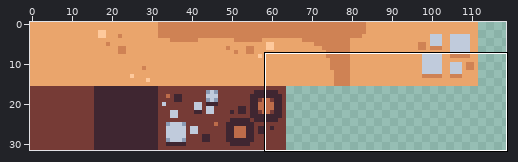
File history of a pixel-art file, attic/resources/ground.aseprite. The first picture is a wide view before the edit; the outline marks the close-up.
Close-up. Before the edit:
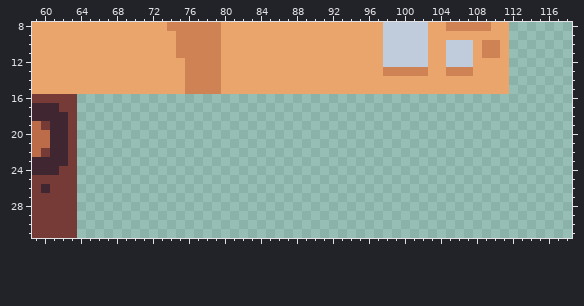
128x32 pixels, 1 frame. Shown: x 59..118, y 8..31. The wide view leaves out empty margins.
Once edited:
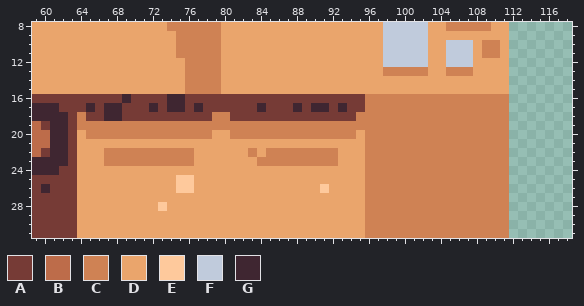
Palette (. is transparent): A #763b36  B #bd6c4a  C #cf8254  D #eaa56c  E #fec99c  F #c0cbdc  G #3f2631
From old to new:
y 16: x 64..111 ................................................ -> AAAAAGAAAAGGAAAAAAAAAAAAAAAAAAAACCCCCCCCCCCCCCCC
y 17: x 64..111 ................................................ -> AGAGGAAAGAGGAGAAAAAAGAAAGAGGAGAACCCCCCCCCCCCCCCC
y 18: x 64..111 ................................................ -> CAAGGAAAAAAAAAACCAAAAAAAAAAAAAACCCCCCCCCCCCCCCCC
y 19: x 64..111 ................................................ -> CCCCCCCCCCCCCCCCCCCCCCCCCCCCCCCCCCCCCCCCCCCCCCCC
y 20: x 64..111 ................................................ -> DCCCCCCCCCCCCCCDDCCCCCCCCCCCCCCDCCCCCCCCCCCCCCCC
y 21: x 64..111 ................................................ -> DDDDDDDDDDDDDDDDDDDDDDDDDDDDDDDDCCCCCCCCCCCCCCCC
y 22: x 64..111 ................................................ -> DDDCCCCCCCCCCDDDDDDCDCCCCCCCCDDDCCCCCCCCCCCCCCCC
y 23: x 64..111 ................................................ -> DDDCCCCCCCCCCDDDDDDDCCCCCCCCCDDDCCCCCCCCCCCCCCCC
y 24: x 64..111 ................................................ -> DDDDDDDDDDDDDDDDDDDDDDDDDDDDDDDDCCCCCCCCCCCCCCCC
y 25: x 64..111 ................................................ -> DDDDDDDDDDDEEDDDDDDDDDDDDDDDDDDDCCCCCCCCCCCCCCCC
y 26: x 64..111 ................................................ -> DDDDDDDDDDDEEDDDDDDDDDDDDDDEDDDDCCCCCCCCCCCCCCCC
y 27: x 64..111 ................................................ -> DDDDDDDDDDDDDDDDDDDDDDDDDDDDDDDDCCCCCCCCCCCCCCCC
y 28: x 64..111 ................................................ -> DDDDDDDDDEDDDDDDDDDDDDDDDDDDDDDDCCCCCCCCCCCCCCCC
y 29..31: x 64..111 ................................................ -> DDDDDDDDDDDDDDDDDDDDDDDDDDDDDDDDCCCCCCCCCCCCCCCC
Changed places in both close-ups, as pixel boxes (x1, y1, x2, y2):
added: (77, 94, 509, 238)
